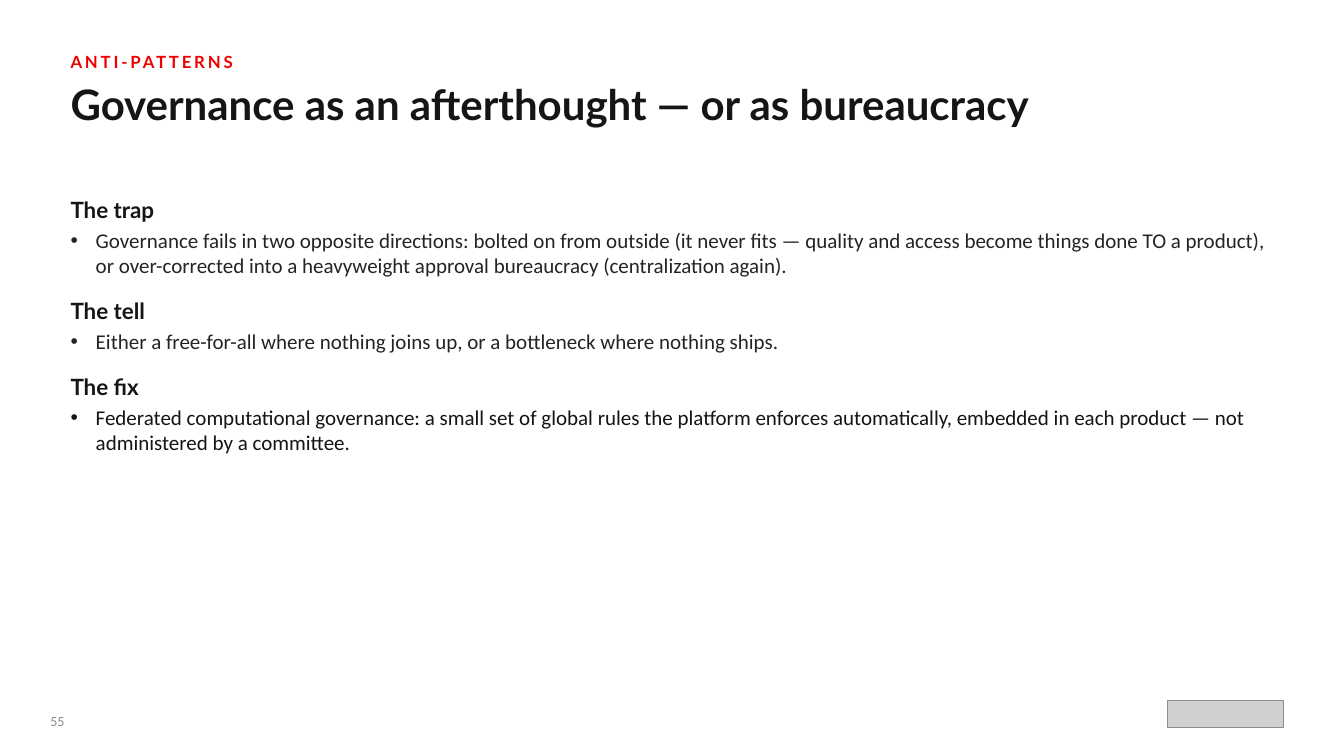
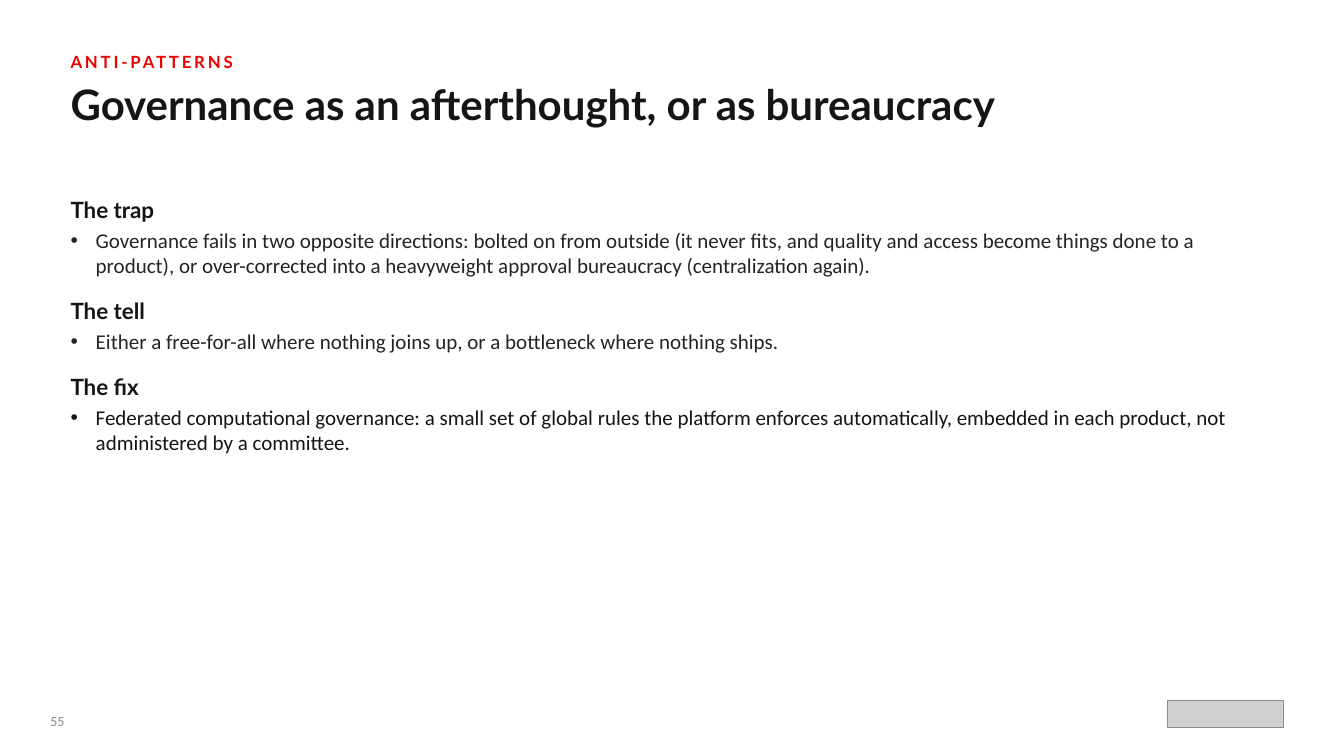
Before and after one commit to patterncatalyst/datamesh-reference-arch-python, a slide deck: slide 56 of presentation/data-mesh-openshift/Data_Mesh_on_OpenShift.pptx. Drawn at 1344x756 pixels with LibreOffice and Linux fonts; fonts in the diff are those of the drawing; grey boxes stand for pictures. Boxes give left, top, right and bottom in pixels: in the first picture for what was removed or moved away, otherwise in the second. Text is boxed around its words. In the diff, an @@ line names an element or a change of style, - is before the commit and + after.

```diff
--- a/presentation/data-mesh-openshift/Data_Mesh_on_OpenShift.pptx
+++ b/presentation/data-mesh-openshift/Data_Mesh_on_OpenShift.pptx
@@ text at bbox=[71, 88, 995, 128]: text changed @@
-Governance as an afterthought — or as bureaucracy
+Governance as an afterthought, or as bureaucracy
@@ text at bbox=[96, 233, 1194, 277]: text changed @@
-• Governance fails in two opposite directions: bolted on from outside (it never fits — quality and access become things done TO a product), or over-corrected into a heavyweight approval bureaucracy (centralization again).
+• Governance fails in two opposite directions: bolted on from outside (it never fits, and quality and access become things done to a product), or over-corrected into a heavyweight approval bureaucracy (centralization again).
@@ text at bbox=[96, 410, 1225, 454]: text changed @@
-• Federated computational governance: a small set of global rules the platform enforces automatically, embedded in each product — not administered by a committee.
+• Federated computational governance: a small set of global rules the platform enforces automatically, embedded in each product, not administered by a committee.
```
Also in this commit, not shown: 53 other slides changed, 4 other files.
